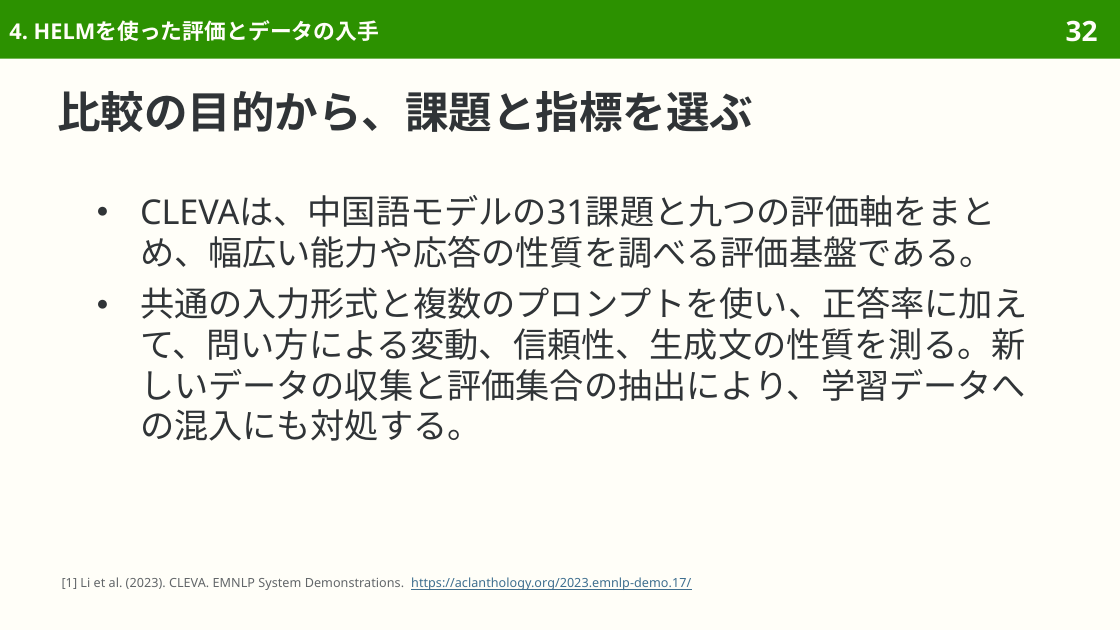
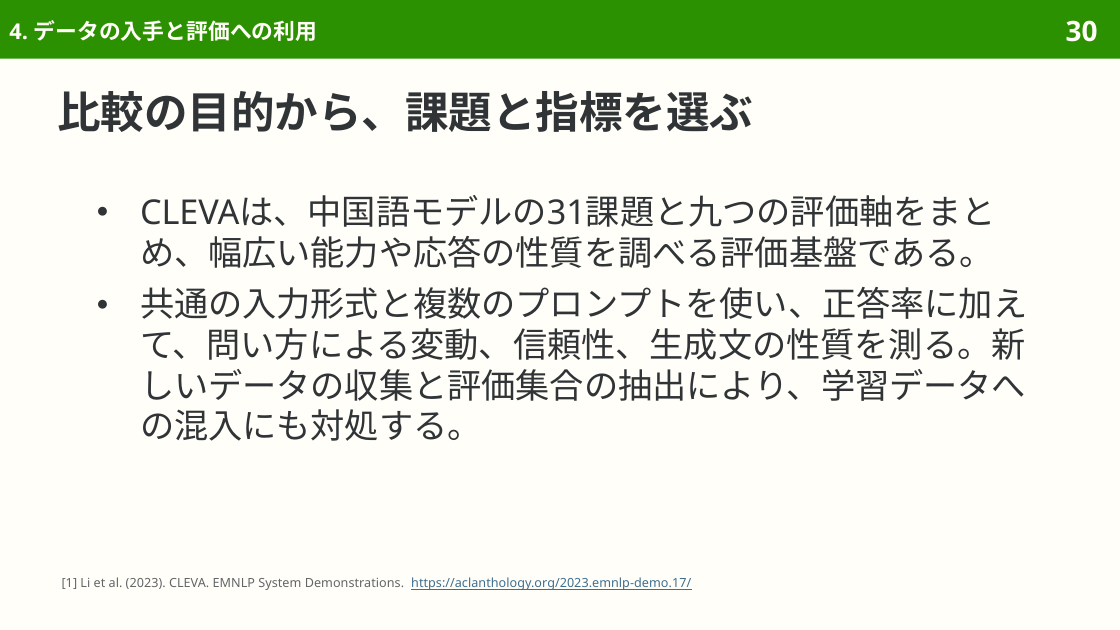
Before and after one commit to sasakiy84/datasets-in-10-minutes, a slide deck: slide 30 of slides/datasets-in-10-minutes-cleva.pptx (slide 32 before the commit). Drawn at 1120x630 pixels with LibreOffice and Linux fonts; fonts in the diff are those of the drawing. Boxes give left, top, right and bottom in pixels: in the first picture for what was removed or moved away, otherwise in the second. Text is boxed around its words. In the diff, an @@ line names an element or a change of style, - is before the commit and + after.

```diff
--- a/slides/datasets-in-10-minutes-cleva.pptx
+++ b/slides/datasets-in-10-minutes-cleva.pptx
@@ title at (9,20,318,41): text changed @@
-4. HELMを使った評価とデータの入手
+4. データの入手と評価への利用
@@ page number at (1066,20,1098,42): text changed @@
-32
+30
```
Also in this commit, not shown: 6 other slides changed, 4 slides removed, 58 other files.
